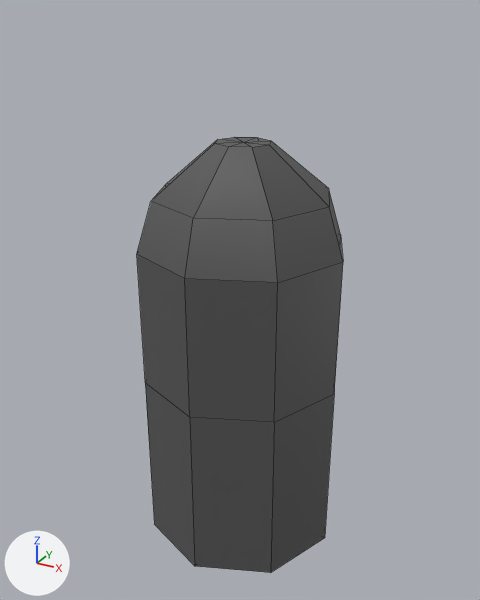
Before and after pictures for a commit that changed the FBX model Content/_Models/Mdl_Tower.fbx.
Rendered twice from a 50 mm camera at (8.4, -15.43, 15.21) aimed at (-0.09, 0.01, 7.5). The lights are fixed; the arrows at lower left show +X, +Y and +Z. The first picture is the older version. Mesh edges are drawn as thin lines. Where no turn or scale is listed for an object, it has been applied to the vertices.

Objects in the first picture: 'Mdl_Tower'.
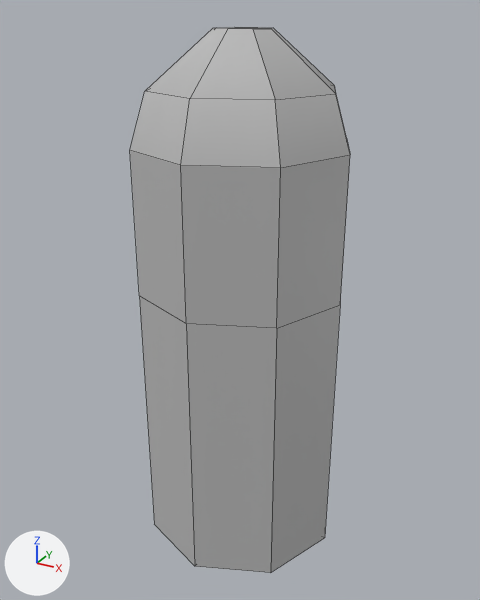
Edits to the scene script, one JSON object a line:
```json
{"op": "set", "path": "mat_blockout_temp_mat.base_color", "old": "(0.094, 0.094, 0.094)", "new": "(0.5, 0.5, 0.5)", "note": "dark grey #565656 -> grey #bcbcbc"}
{"block": "me_mesh", "where": "# used by ob_mdl_tower; location = (0.0, 0.0, 0.0)"}
{"op": "remove", "block": "me_mesh", "code": "me_mesh.from_pydata(...)  # 42 vertices, 48 faces; spans x -2.95..2.95, y -2.95..2.95, z 0.0..12.01"}
{"op": "add", "block": "me_mesh", "code": "me_mesh.from_pydata(...)  # 42 vertices, 48 faces; spans x -2.95..2.95, y -2.95..2.95, z 0.0..14.76"}
{"block": "me_mesh", "change": "me_mesh part 1: all 33 vertices in x -2.95..2.95, y -2.95..2.95, z 5.25..12.01 are moved by (0.0, 0.0, 2.75)"}
```

Pixel boxes [x1, y1, x2, y2] of what changed, in the pictures (480 x 600 px):
```json
{"object": "Mdl_Tower", "change": "recoloured, reshaped", "before": [137, 137, 343, 573], "after": [130, 27, 350, 573], "on screen": "dark grey to grey, 7% wider, 25% taller"}
```
